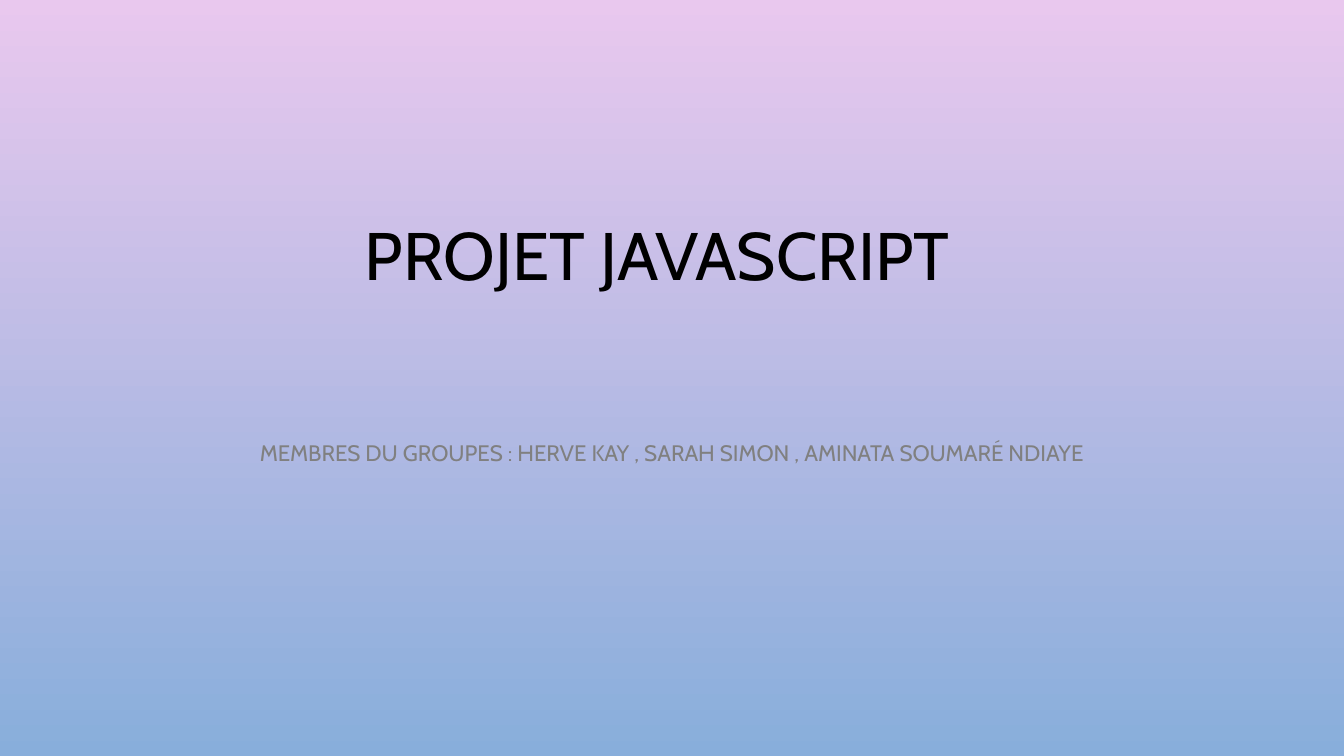
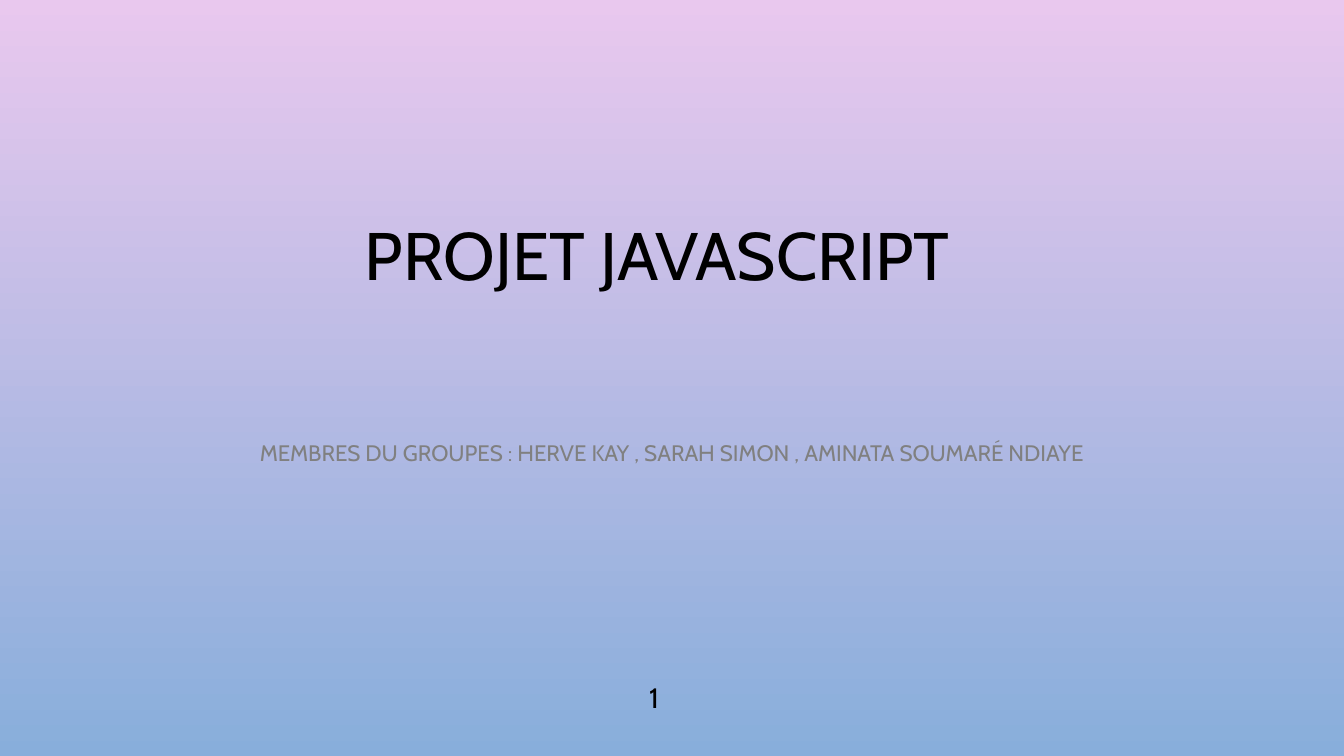
Before and after one commit to sarahsaina/Machine_a_sous-JS, a slide deck: slide 1 of projet à rendre/presentation.pptx. Drawn at 1344x756 pixels with LibreOffice and Linux fonts; fonts in the diff are those of the drawing; background and template pictures are left out. Boxes give left, top, right and bottom in pixels: in the first picture for what was removed or moved away, otherwise in the second. Text is boxed around its words. In the diff, an @@ line names an element or a change of style, - is before the commit and + after.

```diff
--- a/projet à rendre/presentation.pptx
+++ b/projet à rendre/presentation.pptx
@@ page number added at (649,688,659,708), 20 pt, text #000000 @@
+1
```
Also in this commit, not shown: 3 other slides changed.
